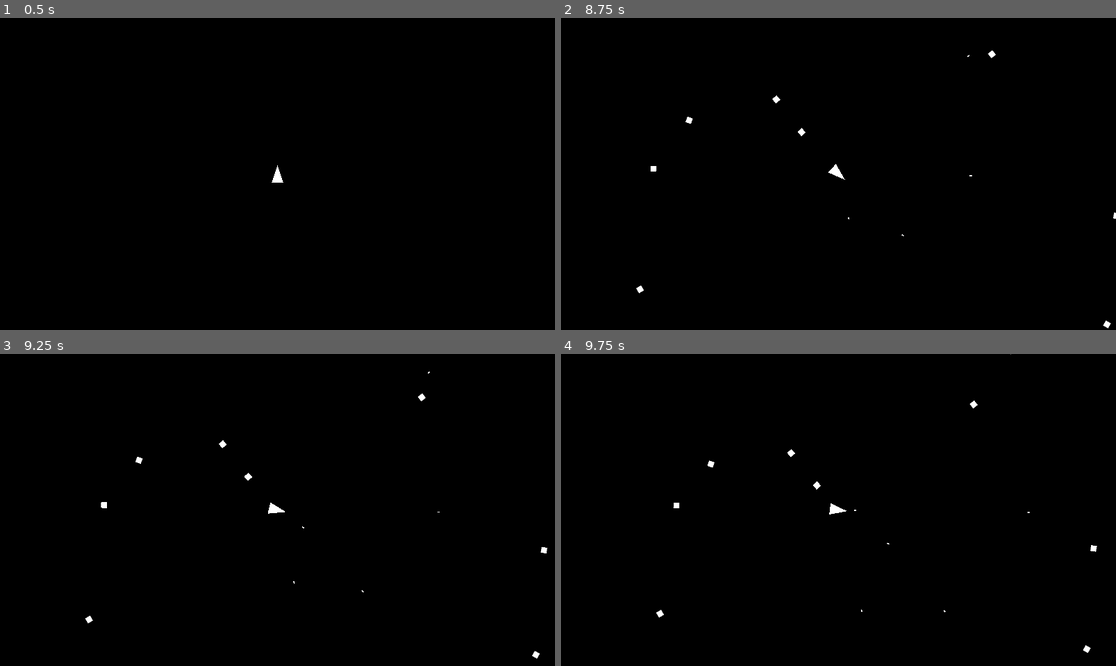
Above: before the commit, frames 1-4 (two rows, left to right).
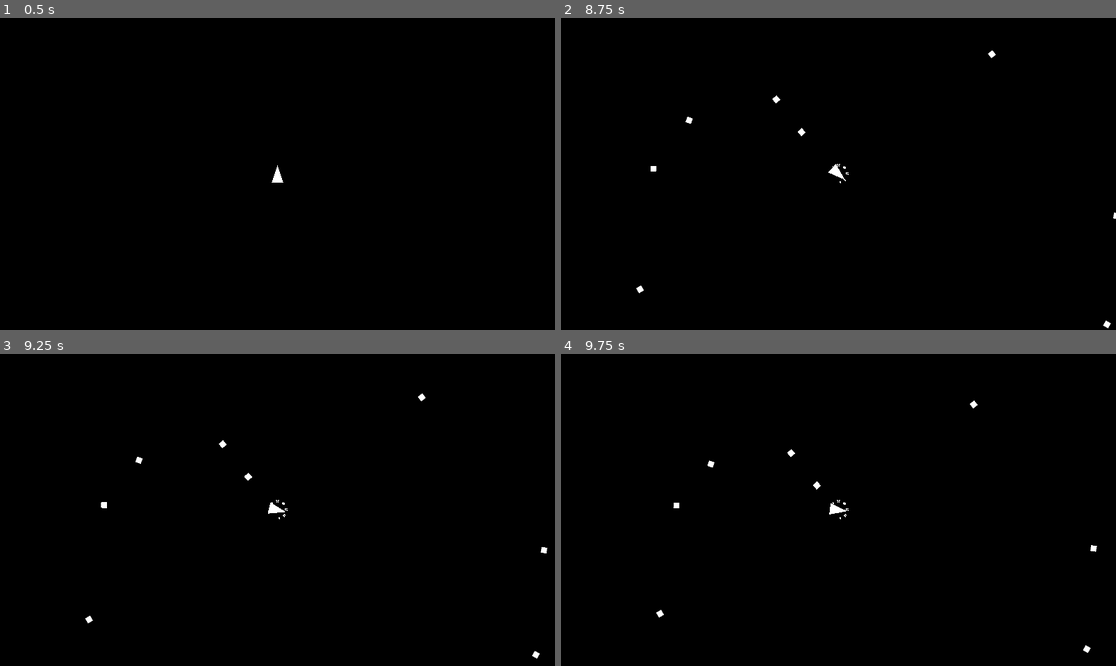
Above: after the commit, the same moments.

Repository: Adamekka/luminexia
Game: Godot game, scene res://Scenes/game.tscn
The game is run twice, just before and just after one commit, with the same random seed, the same clock (stepped at 60 frames per second) and the same inputs.
Inputs:
- Up to frame 1 (0.5 s): no input
- Up to frame 2 (8.75 s): tap Enter at 0.5 s; hold Right (right) 0.53-2.03 s; tap Space (shoot) at 0.6, 1.25, 1.35, 2.1, 2.85, 3.6, 4.35, 5.1, 5.85, 6.6, 7.35, 8.1 s; hold Left (left) 2.03-4.28 s; hold Right (right) 4.28-8.03 s; hold Left (left) from 8.03 s (still down)
- Up to frame 3 (9.25 s): keep holding Left (left); tap Space (shoot) at 8.85 s
- Up to frame 4 (9.75 s): release Left (left) at 9.53 s; hold Right (right) from 9.53 s (still down); tap Space (shoot) at 9.6 s

Frame 1 is identical in both runs. In frame 2, less than 0.1% of the frame differs, in the area x 48-75%, y 11-70%; in frame 3, less than 0.1%, in the area x 48-80%, y 5-77%; in frame 4, less than 0.1%.
Error after the commit: Parse Error: Identifier "velocity" not declared in the current scope. (res://Scripts/bullet.gd:11)

Commit message:
change types of `Bullet` and `EnemySquare` to `Area2D`

Diff:
--- a/Entities/Enemies/enemy_square.tscn
+++ b/Entities/Enemies/enemy_square.tscn
@@ -4,11 +4,11 @@
 
 [sub_resource type="RectangleShape2D" id="RectangleShape2D_c66ql"]
 
-[node name="EnemySquare" type="CharacterBody2D"]
+[node name="EnemySquare" type="Area2D"]
 script = ExtResource("1_itvxt")
 
 [node name="Square" type="Polygon2D" parent="."]
 polygon = PackedVector2Array(-10, -10, 10, -10, 10, 10, -10, 10)
 
-[node name="Collision" type="CollisionShape2D" parent="."]
+[node name="CollisionShape" type="CollisionShape2D" parent="."]
 shape = SubResource("RectangleShape2D_c66ql")
--- a/Entities/Misc/bullet.tscn
+++ b/Entities/Misc/bullet.tscn
@@ -5,11 +5,11 @@
 [sub_resource type="RectangleShape2D" id="RectangleShape2D_ihl7e"]
 size = Vector2(4, 8)
 
-[node name="Bullet" type="CharacterBody2D"]
+[node name="Bullet" type="Area2D"]
 script = ExtResource("1_8auws")
 
 [node name="Shape" type="Polygon2D" parent="."]
 polygon = PackedVector2Array(-2, 4, 2, 4, 2, -4, -2, -4)
 
-[node name="Collision" type="CollisionShape2D" parent="."]
+[node name="CollisionShape" type="CollisionShape2D" parent="."]
 shape = SubResource("RectangleShape2D_ihl7e")
--- a/Scripts/bullet.gd
+++ b/Scripts/bullet.gd
@@ -1,4 +1,4 @@
-extends CharacterBody2D
+extends Area2D
 
 ## Bullet speed
 @export var speed: int = 200
--- a/Scripts/enemy.gd
+++ b/Scripts/enemy.gd
@@ -1,4 +1,4 @@
-extends CharacterBody2D
+extends Area2D
 
 @export var enemy_speed: int = 80
 
